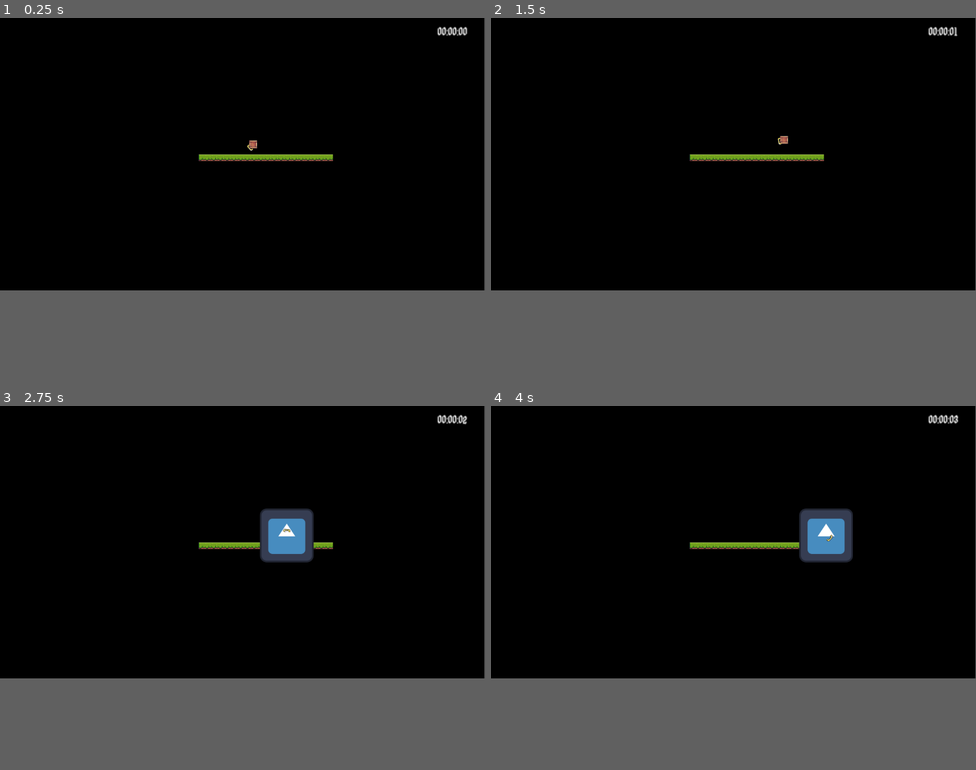
Above: before the commit, frames 1-4 (two rows, left to right).
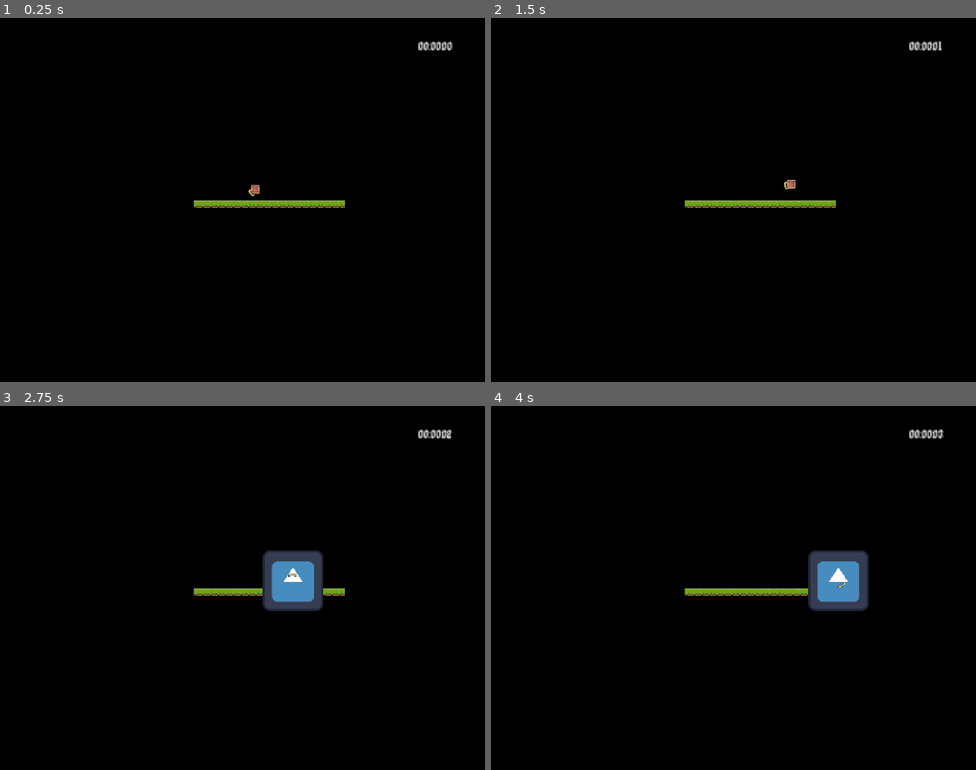
Above: after the commit, the same moments.

Repository: bombocla7/LLTE
Game: Godot game, scene res://nivel.tscn
Two runs of this game, one before a commit and one after it. Both use one fixed random seed, a clock stepped at 60 frames per second and the inputs below. The engine's default icon, where the game draws it, is replaced by a stand-in: a white triangle on a blue panel in a dark square.
Inputs (mouse positions are in pixels of both pictures, inside the frame that each line leads up to):
- Up to frame 1 (0.25 s): no input
- Up to frame 2 (1.5 s): move the mouse to (840, 141) at 0.52 s; hold Right (ui_right) from 0.53 s (still down); tap Space (Saltar) at 0.77 s; move the mouse to (636, 167) at 1.27 s
- Up to frame 3 (2.75 s): tap Space (Saltar) at 1.52 s; move the mouse to (291, 482) at 2.02 s; release Right (ui_right) at 2.03 s; hold Left (ui_left) from 2.03 s (still down)
- Up to frame 4 (4 s): move the mouse to (709, 595) at 2.77 s; release Left (ui_left) at 2.78 s; hold Right (ui_right) from 2.78 s (still down); tap Space (Saltar) at 3.02, 3.77 s; move the mouse to (879, 584) at 3.52 s
In our replay, the window is 799x449 before the commit and 800x600 after it. These sizes can differ from the game's own. Grey fills any space a smaller window leaves; there, only what the larger window draws over its background counts as a difference.

The runs differ from the first frame. In frame 1, 1.6% of the frame differs, in the area x 39-97%, y 2-53%; in frame 2, 1.6%; in frame 3, 4.1%; in frame 4, 4.5%, in the area x 39-97%, y 2-57%.

Commit message:
Añadido formato 4:3

Diff:
--- a/lanzando-lanzando-triunfe-escalando/nivel.tscn
+++ b/lanzando-lanzando-triunfe-escalando/nivel.tscn
@@ -322,10 +322,10 @@
 script = ExtResource("5_ymy7k")
 
 [node name="time_label" type="Label" parent="Camera2D/HUD"]
-offset_left = 1013.0
-offset_top = 10.0
-offset_right = 1077.0
-offset_bottom = 33.0
+offset_left = 855.0
+offset_top = 36.0
+offset_right = 919.0
+offset_bottom = 59.0
 scale = Vector2(2, 2)
 size_flags_horizontal = 10
 size_flags_vertical = 0
--- a/lanzando-lanzando-triunfe-escalando/project.godot
+++ b/lanzando-lanzando-triunfe-escalando/project.godot
@@ -14,6 +14,12 @@
 run/main_scene="uid://bi16ehllhhapd"
 config/features=PackedStringArray("4.4", "GL Compatibility")
 config/icon="res://icon.svg"
+
+[display]
+
+window/size/viewport_width=1024
+window/size/viewport_height=768
+window/stretch/mode="canvas_items"
 
 [input]
 
Not shown: 1 places in lanzando-lanzando-triunfe-escalando/nivel.tscn that only renumber resources
